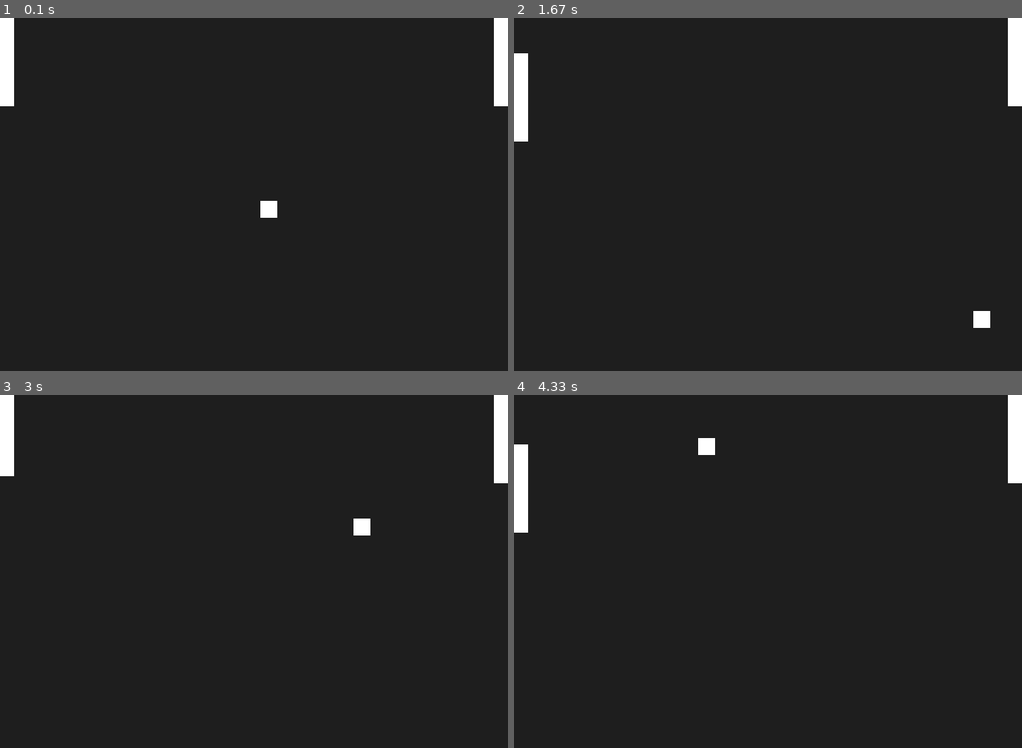
Above: before the commit, frames 1-4 (two rows, left to right).
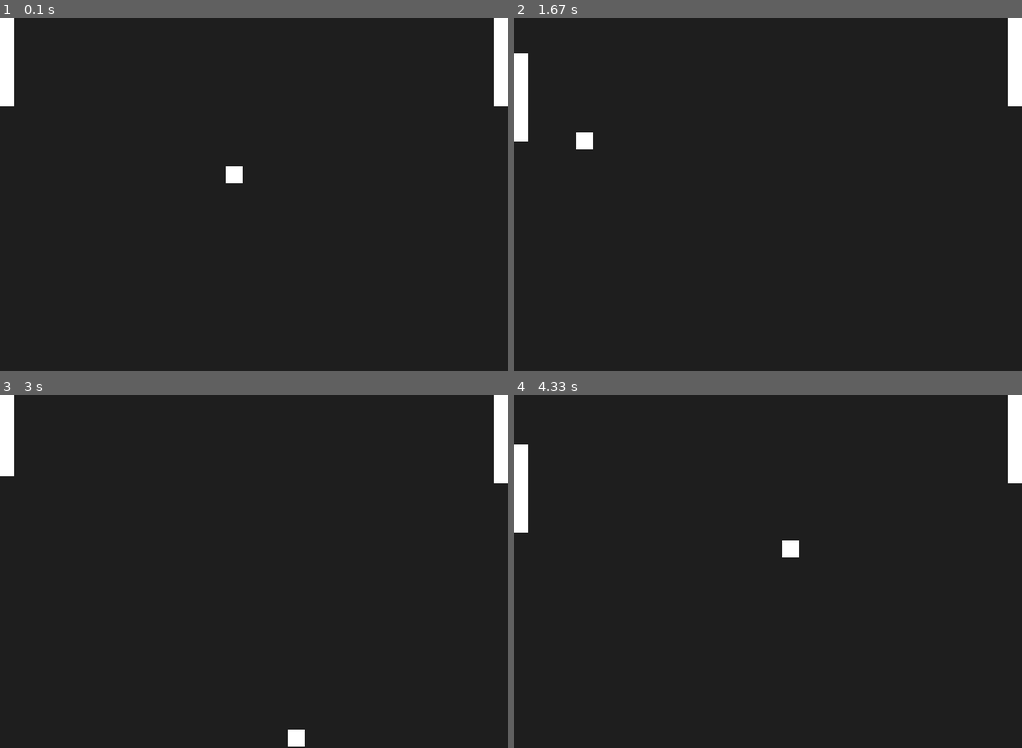
Above: after the commit, the same moments.

Repository: itsthesteve/pygame-pong
Game: pygame game, started from main.py
The game is run twice, just before and just after one commit, with the same random seed, the same clock (stepped at 60 frames per second) and the same inputs.
Inputs:
- Up to frame 1 (0.1 s): no input
- Up to frame 2 (1.67 s): hold Up 0.33-0.8 s; hold Down 0.83-1.13 s; hold Up 1.17-1.53 s; hold Down from 1.57 s (still down)
- Up to frame 3 (3 s): release Down at 1.93 s; hold Up 1.97-2.27 s; hold Down 2.3-2.6 s; hold Up from 2.63 s (still down)
- Up to frame 4 (4.33 s): release Up at 3 s; hold Down 3.03-3.4 s; hold Up 3.43-3.73 s; hold Down 3.77-4.07 s; hold Up from 4.1 s (still down)

The runs differ from the first frame. In frame 1, 0.3% of the frame differs, in the area x 44-55%, y 42-57%; in frame 2, 0.3%; in frame 3, 0.3%; in frame 4, 0.3%.

Commit message:
Update collisions and clean up ball class

Diff:
--- a/main.py
+++ b/main.py
@@ -17,7 +17,7 @@
   mgr = paddle.PaddleManager(screen)
   ball = b.Ball(24, screen)
 
-  mgr.update()
+  mgr.update(ball)
   ball.update()
 
   # Draw everything first, text etc
@@ -32,7 +32,7 @@
     # Redraw background
     screen.blit(bg, (0, 0))
 
-    mgr.update()
+    mgr.update(ball)
     ball.update()
 
     pygame.display.flip()
--- a/objects/ball.py
+++ b/objects/ball.py
@@ -9,28 +9,41 @@
   screen: pygame.Surface
   _bounds: Tuple[int, int]
   _center: Tuple[int, int]
-  _vel_x: int = 3
-  _vel_y: int = 3
+  _vel_x: int = -4
+  _vel_y: int = -4
 
   def __init__(self, size: int, screen: pygame.Surface):
-    self._bounds = screen.get_size()
-
     self.screen = screen
     self.size = size
 
-    w, h = self._bounds
+    self._bounds = screen.get_size()
+    self._center = (
+      self._bounds[0] / 2 - (self.size / 2),
+      self._bounds[1] / 2 - (self.size / 2)
+    )
 
-    # default to draw in the center of the screen
-    self.x = w / 2 - (self.size / 2)
-    self.y = h / 2 - (self.size / 2)
-    self.rect = pygame.Rect(self.x, self.y, size, size)
+    self.rect = pygame.Rect(self._center[0], self._center[1], size, size)
 
-  def update(self):
+  def bounce(self) -> None:
+    self._vel_x = -self._vel_x
+
+  def reset(self) -> None:
+    """
+    Draw at the center of the screen
+    """
+    x, y = self._center
+    self.rect.x = x
+    self.rect.y = y
+
+  def update(self) -> None:
+    """
+    TODO: Lose when it hits the edge as opposed to bouncing
+    """
     self.rect.x += self._vel_x
     self.rect.y += self._vel_y
 
-    if self.rect.right >= self._bounds[0] or self.rect.left <= 0:
-      self._vel_x = -self._vel_x
+    if self.rect.left <= 0 or self.rect.right >= self._bounds[0]:
+      self.reset()
 
     if self.rect.bottom >= self._bounds[1] or self.rect.top <= 0:
       self._vel_y = -self._vel_y
--- a/objects/paddle.py
+++ b/objects/paddle.py
@@ -8,20 +8,18 @@
 
 class Paddle():
   srf: pygame.Surface
-  x: int
-  y: int
+  rect: pygame.Rect
+  _x: int
+  _y: int
 
   def __init__(self, size: Tuple[int, int], x: int):
-    self.srf = pygame.Surface(size)
-    self.srf.fill((255, 255, 255))
-    self.srf.convert()
+    self.rect = pygame.Rect(0, 0, size[0], size[1])
+    # self.srf = pygame.Surface(size)
+    # self.srf.fill((255, 255, 255))
+    # self.srf.convert()
 
-    self.x = x
-    self.y = 0
-
-  @property
-  def position(self) -> Tuple[int, int]:
-    return (self.x, self.y)
+    self.rect.x = x
+    self.rect.y = 0
 
 class PaddleManager():
   paddles: List[Paddle]
@@ -39,21 +37,32 @@
 
     self.paddles = [p1, p2]
 
-  def update(self) -> None:
+  def update(self, ball) -> None:
     """
     Update the Y coordinate for the player 1 paddle, keeping it within
     the top and bottom constraints.
     TODO: Maybe a built-in exists for this
     """
     keys = pygame.key.get_pressed()
-    p1, _ = self.paddles
+    p1, p2 = self.paddles
 
     if keys[K_DOWN]:
-      if p1.y <= self.max_y:
-        p1.y += 10
+      if p1.rect.y <= self.max_y:
+        p1.rect.y += 10
     if keys[K_UP]:
-      if p1.y >= 0:
-        p1.y -= 10
+      if p1.rect.y >= 0:
+        p1.rect.y -= 10
+
+    # Detect collision with right edge of paddle 1
+    if p1.rect.colliderect(ball.rect):
+      if abs(ball.rect.left <= p1.rect.right):
+        ball.bounce()
+
+    # Detect collision with left edge of paddle 2
+    if p2.rect.colliderect(ball.rect):
+      if abs(ball.rect.right >= p1.rect.left):
+        ball.bounce()
 
     for p in self.paddles:
-      self.screen.blit(p.srf, p.position)
+      # self.screen.blit(p.srf, p.position)
+      pygame.draw.rect(self.screen, (255, 255, 255), p.rect)
